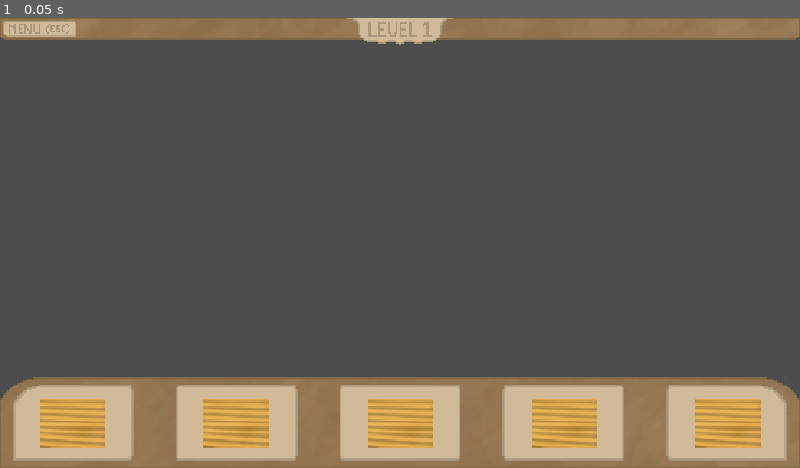
Above: before the commit, frame 1.
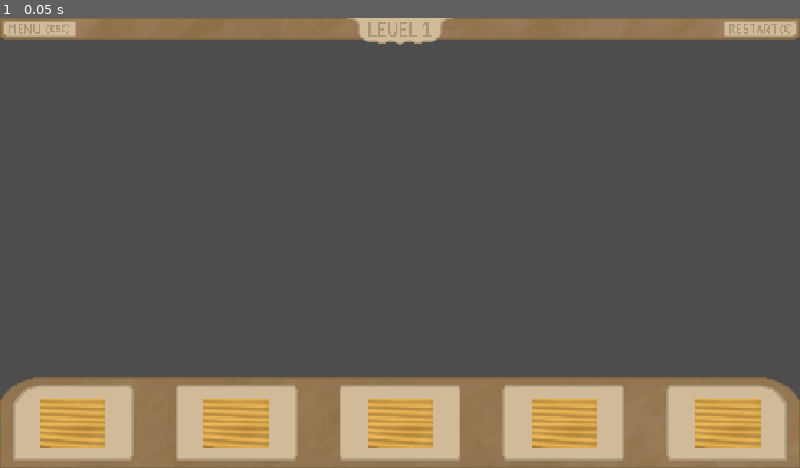
Above: after the commit, the same moment.

Repository: GoogleyEyes13/COS30031-GamesProgramming
Game: Godot game, scene res://Scenes/Level1.tscn
Same seed, same stepped clock (60 frames per second), same inputs: the game is played once before the commit and once after it.
Inputs:
- Up to frame 1 (0.05 s): no input

The runs differ from the first frame. In frame 1, 0.3% of the frame differs, in the area x 90-100%, y 0-5%.

Commit message:
Restart button UI

Diff:
--- a/marble-game/Assets/Scripts/LevelManager.gd
+++ b/marble-game/Assets/Scripts/LevelManager.gd
@@ -4,3 +4,8 @@
 func _on_menu_button_pressed() -> void:
 	# This is where the options menu / pause menu will go
 	print("Menu button pressed")
+
+
+func _on_restart_button_pressed() -> void:
+	# This is where the code to restart the level will go
+	print("Restart button pressed")
--- a/marble-game/Scenes/Level1.tscn
+++ b/marble-game/Scenes/Level1.tscn
@@ -8,6 +8,9 @@
 [ext_resource type="Texture2D" uid="uid://vg664vl6hf5c" path="res://Assets/Images/LevelUI/MenuButtonPressed.png" id="4_t3or0"]
 [ext_resource type="Texture2D" uid="uid://d2cpg0k1tgj3" path="res://Assets/Images/LevelUI/MenuButtonHover.png" id="5_ysn8j"]
 [ext_resource type="Texture2D" uid="uid://p4w5cvbildyw" path="res://Assets/Images/LevelUI/Level1Heading.png" id="7_ysn8j"]
+[ext_resource type="Texture2D" uid="uid://ddjbsqcqin4tx" path="res://Assets/Images/LevelUI/RestartButtonNormal.png" id="8_2h8qs"]
+[ext_resource type="Texture2D" uid="uid://cw21wee136h5v" path="res://Assets/Images/LevelUI/RestartButtonPressed.png" id="9_rpty4"]
+[ext_resource type="Texture2D" uid="uid://bufgew8kjc5f1" path="res://Assets/Images/LevelUI/RestartButtonHover.png" id="10_6jj8j"]
 
 [node name="Level1" type="Node2D" unique_id=1786507126]
 script = ExtResource("1_6ll4n")
@@ -37,6 +40,16 @@
 position = Vector2(0, 3.5)
 texture = ExtResource("7_ysn8j")
 
+[node name="RestartButton" type="TextureButton" parent="UI Menu Bar Background" unique_id=247125647]
+texture_filter = 1
+offset_left = 466.0
+offset_top = -11.0
+offset_right = 571.0
+offset_bottom = 11.0
+texture_normal = ExtResource("8_2h8qs")
+texture_pressed = ExtResource("9_rpty4")
+texture_hover = ExtResource("10_6jj8j")
+
 [node name="Basic Platform 1" parent="." unique_id=1878829057 instance=ExtResource("1_2llne")]
 position = Vector2(105, 583.00006)
 
@@ -53,3 +66,4 @@
 position = Vector2(1048, 583)
 
 [connection signal="pressed" from="UI Menu Bar Background/MenuButton" to="." method="_on_menu_button_pressed"]
+[connection signal="pressed" from="UI Menu Bar Background/RestartButton" to="." method="_on_restart_button_pressed"]
--- a/marble-game/Scenes/Level2.tscn
+++ b/marble-game/Scenes/Level2.tscn
@@ -8,6 +8,9 @@
 [ext_resource type="Texture2D" uid="uid://d2cpg0k1tgj3" path="res://Assets/Images/LevelUI/MenuButtonHover.png" id="5_62f1r"]
 [ext_resource type="Texture2D" uid="uid://1r1l0whv1rxb" path="res://Assets/Images/LevelUI/Level2Heading.png" id="7_ycmr1"]
 [ext_resource type="PackedScene" uid="uid://b76w6ymskwvkg" path="res://Scenes/BasicPlatform.tscn" id="8_2jwna"]
+[ext_resource type="Texture2D" uid="uid://ddjbsqcqin4tx" path="res://Assets/Images/LevelUI/RestartButtonNormal.png" id="8_au75x"]
+[ext_resource type="Texture2D" uid="uid://cw21wee136h5v" path="res://Assets/Images/LevelUI/RestartButtonPressed.png" id="9_62f1r"]
+[ext_resource type="Texture2D" uid="uid://bufgew8kjc5f1" path="res://Assets/Images/LevelUI/RestartButtonHover.png" id="10_1je60"]
 
 [node name="Level2" type="Node2D" unique_id=1671823636]
 script = ExtResource("1_70df5")
@@ -38,6 +41,16 @@
 position = Vector2(0, 3.5)
 texture = ExtResource("7_ycmr1")
 
+[node name="RestartButton" type="TextureButton" parent="UI Menu Bar Background" unique_id=1290797303]
+texture_filter = 1
+offset_left = 466.0
+offset_top = -11.0
+offset_right = 571.0
+offset_bottom = 11.0
+texture_normal = ExtResource("8_au75x")
+texture_pressed = ExtResource("9_62f1r")
+texture_hover = ExtResource("10_1je60")
+
 [node name="Basic Platform 1" parent="." unique_id=983039995 instance=ExtResource("8_2jwna")]
 position = Vector2(105, 583.00006)
 
@@ -54,3 +67,4 @@
 position = Vector2(1048, 583)
 
 [connection signal="pressed" from="UI Menu Bar Background/MenuButton" to="." method="_on_menu_button_pressed"]
+[connection signal="pressed" from="UI Menu Bar Background/RestartButton" to="." method="_on_restart_button_pressed"]
--- a/marble-game/Scenes/Level3.tscn
+++ b/marble-game/Scenes/Level3.tscn
@@ -8,6 +8,9 @@
 [ext_resource type="Texture2D" uid="uid://d2cpg0k1tgj3" path="res://Assets/Images/LevelUI/MenuButtonHover.png" id="5_m7vvj"]
 [ext_resource type="Texture2D" uid="uid://djvq4cjdps6j7" path="res://Assets/Images/LevelUI/Level3Heading.png" id="6_43mlh"]
 [ext_resource type="PackedScene" uid="uid://b76w6ymskwvkg" path="res://Scenes/BasicPlatform.tscn" id="6_kg31f"]
+[ext_resource type="Texture2D" uid="uid://ddjbsqcqin4tx" path="res://Assets/Images/LevelUI/RestartButtonNormal.png" id="8_kg31f"]
+[ext_resource type="Texture2D" uid="uid://cw21wee136h5v" path="res://Assets/Images/LevelUI/RestartButtonPressed.png" id="9_ncjpd"]
+[ext_resource type="Texture2D" uid="uid://bufgew8kjc5f1" path="res://Assets/Images/LevelUI/RestartButtonHover.png" id="10_ffsx8"]
 
 [node name="Level3" type="Node2D" unique_id=1560589329]
 script = ExtResource("1_cp0jt")
@@ -37,6 +40,16 @@
 position = Vector2(0, 3.5)
 texture = ExtResource("6_43mlh")
 
+[node name="RestartButton" type="TextureButton" parent="UI Menu Bar Background" unique_id=363093984]
+texture_filter = 1
+offset_left = 466.0
+offset_top = -11.0
+offset_right = 571.0
+offset_bottom = 11.0
+texture_normal = ExtResource("8_kg31f")
+texture_pressed = ExtResource("9_ncjpd")
+texture_hover = ExtResource("10_ffsx8")
+
 [node name="Basic Platform 1" parent="." unique_id=983039995 instance=ExtResource("6_kg31f")]
 position = Vector2(105, 583.00006)
 
@@ -53,3 +66,4 @@
 position = Vector2(1048, 583)
 
 [connection signal="pressed" from="UI Menu Bar Background/MenuButton" to="." method="_on_menu_button_pressed"]
+[connection signal="pressed" from="UI Menu Bar Background/RestartButton" to="." method="_on_restart_button_pressed"]
Binary file added: marble-game/Assets/Images/LevelUI/RestartButtonHover.png
Not shown, added: marble-game/Assets/Images/LevelUI/RestartButtonHover.png.import
Binary file added: marble-game/Assets/Images/LevelUI/RestartButtonNormal.png
Not shown, added: marble-game/Assets/Images/LevelUI/RestartButtonNormal.png.import
Binary file added: marble-game/Assets/Images/LevelUI/RestartButtonPressed.png
Not shown, added: marble-game/Assets/Images/LevelUI/RestartButtonPressed.png.import
